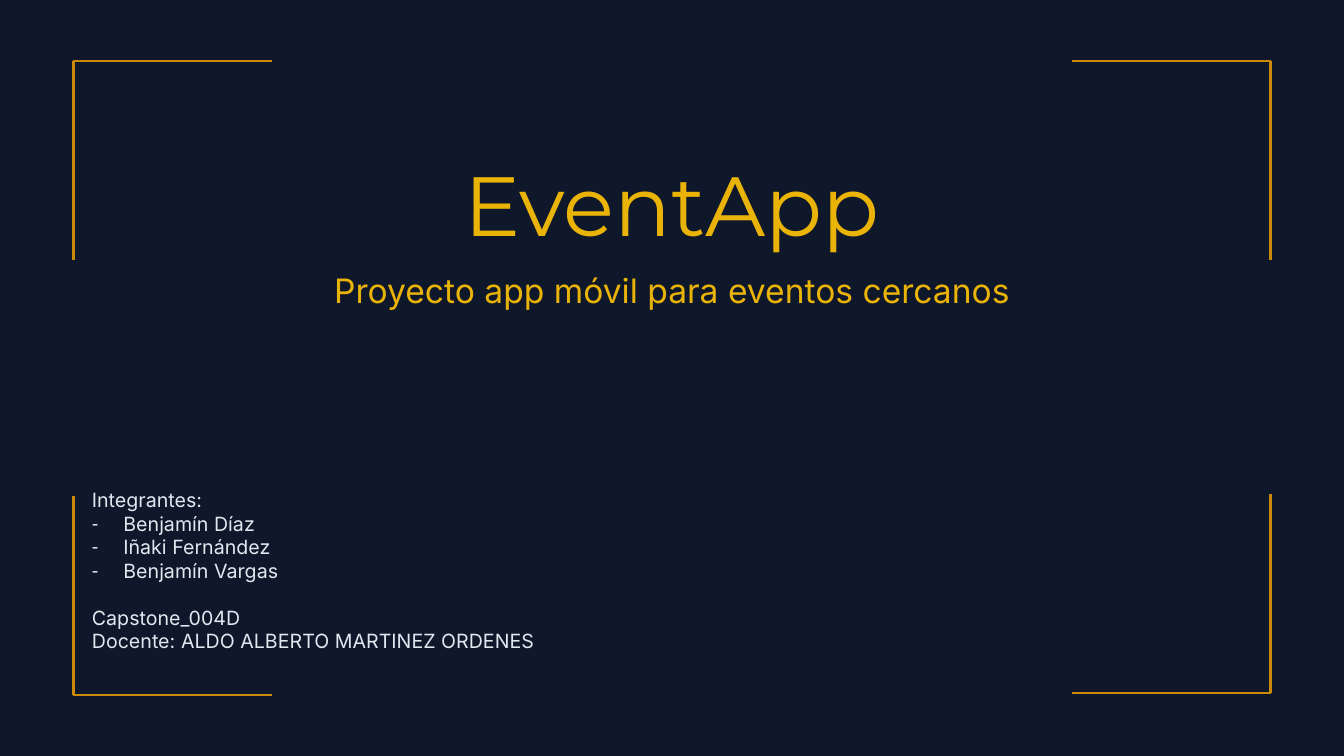
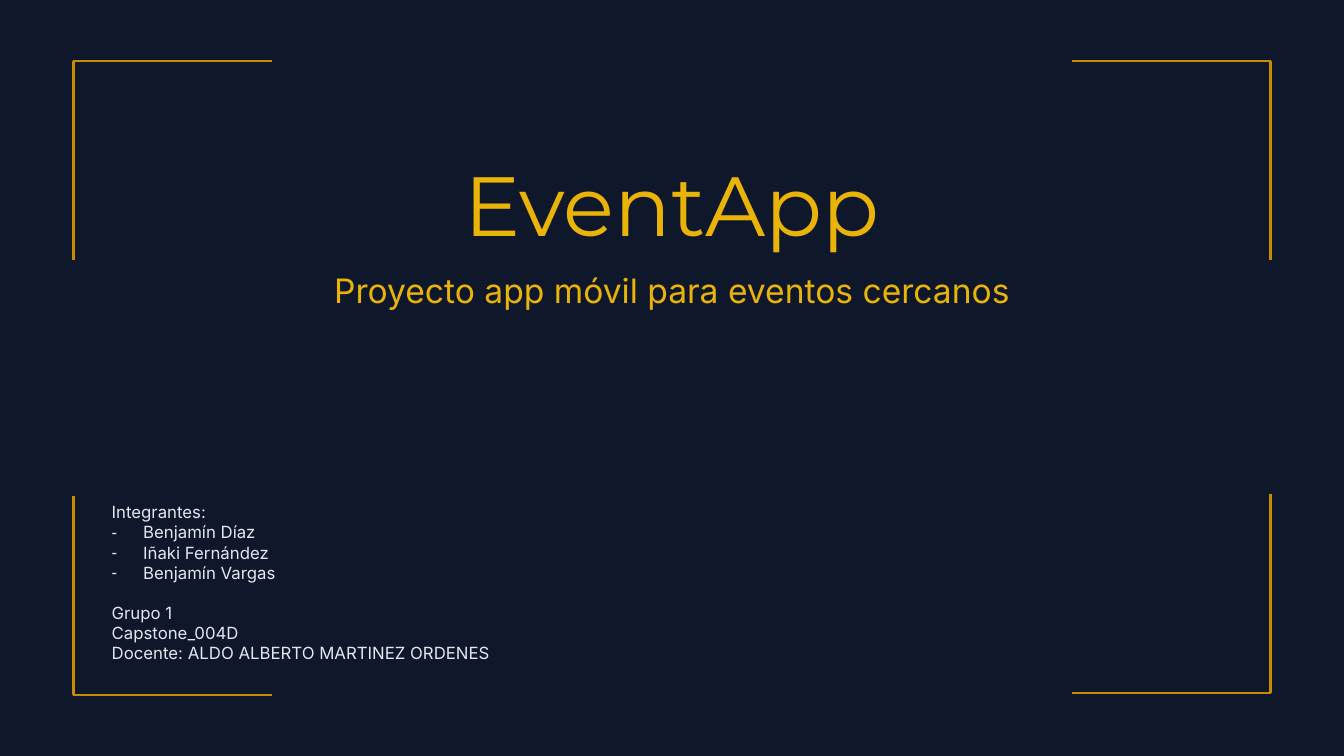
Before and after one commit to Volcos/AntonioVaras, a slide deck: slide 1 of Aldo Alberto Martinez Ordenes/PTY4614_Capstone_004D/Equipo/Fase 1/Evidencias Grupales/Presentación EventApp.pptx. Drawn at 1344x756 pixels with LibreOffice and Linux fonts; fonts in the diff are those of the drawing. Boxes give left, top, right and bottom in pixels: in the first picture for what was removed or moved away, otherwise in the second. Text is boxed around its words. In the diff, an @@ line names an element or a change of style, - is before the commit and + after.

```diff
--- a/Aldo Alberto Martinez Ordenes/PTY4614_Capstone_004D/Equipo/Fase 1/Evidencias Grupales/Presentación EventApp.pptx
+++ b/Aldo Alberto Martinez Ordenes/PTY4614_Capstone_004D/Equipo/Fase 1/Evidencias Grupales/Presentación EventApp.pptx
@@ text "Integrantes:": place and size @@
-text "Integrantes:" at bbox=[92, 492, 534, 649]
+text "Integrantes:" at bbox=[112, 505, 489, 659]
@@ text at bbox=[112, 505, 489, 659]: size 14 to 12 pt @@
@@ text at bbox=[112, 606, 172, 623]: paragraph added @@
+Grupo 1
```
Also in this commit, not shown: 1 other slide changed, 3 slides added, 4 slides removed.
